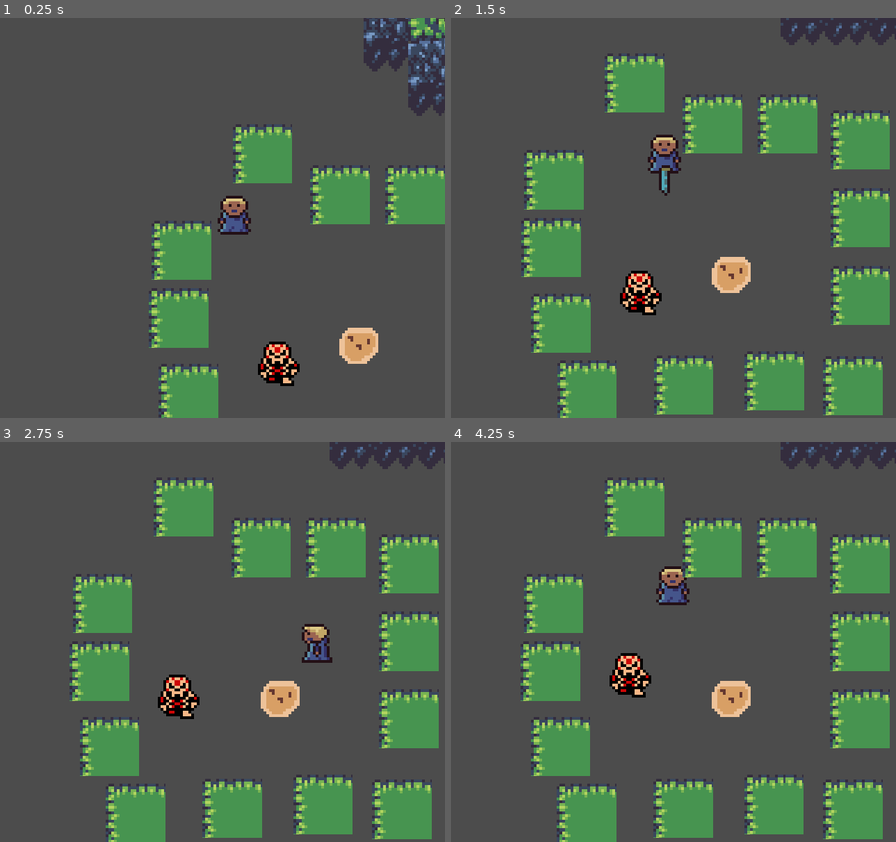
Above: before the commit, frames 1-4 (two rows, left to right).
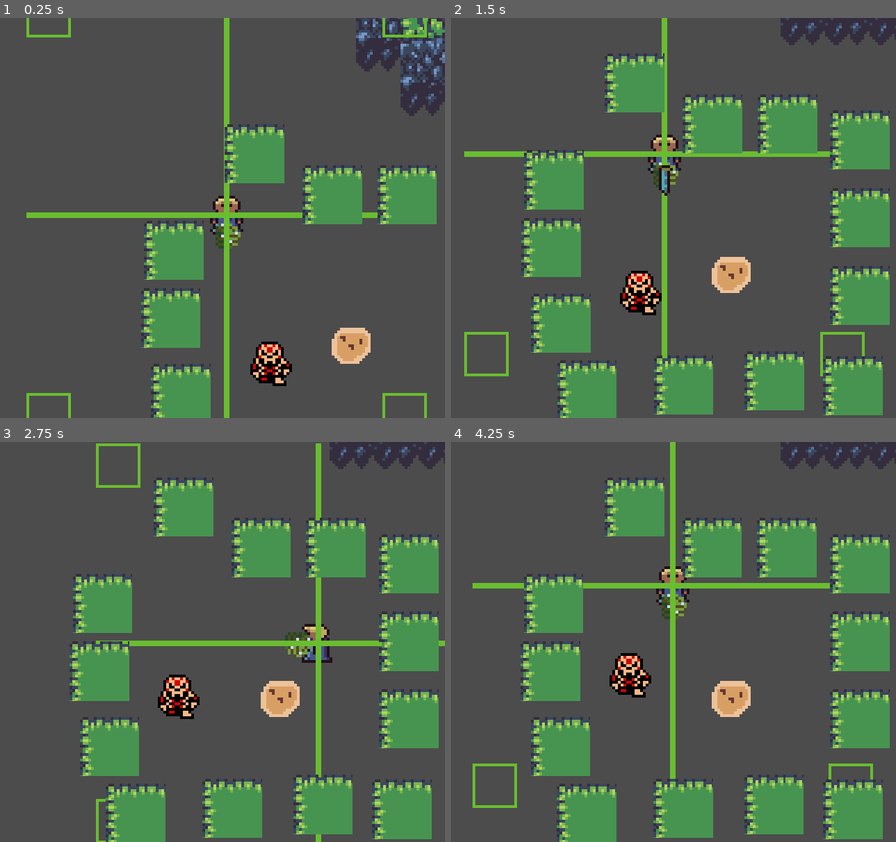
Above: after the commit, the same moments.

Repository: garrettwidner/Zeldalike
Game: Godot game, scene res://player/test.tscn
The game is run twice, just before and just after one commit, with the same random seed, the same clock (stepped at 60 frames per second) and the same inputs.
Inputs:
- Up to frame 1 (0.25 s): no input
- Up to frame 2 (1.5 s): hold Right (right) 0.53-1.28 s; hold J (a) 0.53-1.28 s; tap K (b) at 0.8, 1.35 s; hold Down (down) from 1.28 s (still down)
- Up to frame 3 (2.75 s): tap I (x) at 1.55 s; release Down (down) at 2.03 s; hold Right (right) from 2.03 s (still down); hold I (x) from 2.03 s (still down); tap J (a) at 2.3 s
- Up to frame 4 (4.25 s): release Right (right) at 2.78 s; release I (x) at 2.78 s; hold Up (up) 2.78-3.53 s; tap J (a) at 2.85 s; tap K (b) at 3.05, 3.6 s; hold Left (left) from 3.53 s (still down); hold I (x) from 3.53 s (still down)

The runs differ from the first frame. In frame 1, 11% of the frame differs, in the area x 5-100%, y 0-100%; in frame 2, 2.6%; in frame 3, 2.3%; in frame 4, 2.6%.
Error in both runs: Attempt to call function 'connect' in base 'null instance' on a null instance. (res://player/player.gd:21)

Commit message:
Got basic camera constraint system working with minor bugs. Still testing and debugging

Diff:
--- a/zeldalike/dialogue_test/StoryTestScene.tscn
+++ b/zeldalike/dialogue_test/StoryTestScene.tscn
@@ -269,7 +269,7 @@
 tile_set = SubResource( 5 )
 cell_size = Vector2( 32, 32 )
 format = 1
-tile_data = PoolIntArray( -65527, 2, 0, 0, 0, 65539, 1, 0, 1 …(164 unchanged characters)… 5, 0, 1, 65546, 2, 0, 131072, 0, 0, 131080, 3, 0, 131081, 0, 1, 131082, 2, 0, 196608, 0, 131075, 196616, 0, 196609, 196617, 0, 65537, 262144, 0, 131075, 262152, 0, 131072, 262153, 0, 131074, 327680, 0, 131075, 327689, 0, 1, 393216, 0, 2, 393217, 0, 3, 393218, 0, 3, 393219, 0, 3, 393220, 0, 0, 393225, 0, 1, 458752, 0, 131075, 458756, 0, 131075, 458761, 0, 1, 524288, 0, 2, 524289, 0, 3, 524290, 0, 3, 524291, 0, 3, 524292, 0, 2, 524293, 0, 3, 524294, 0, 3, 524295, 0, 3, 524296, 0, 3, 524297, 0, 65537 )
+tile_data = PoolIntArray( -65527, 2, 0, 0, 0, 65539, 1, 0, 1 …(164 unchanged characters)… 5, 0, 1, 65546, 2, 0, 131072, 0, 0, 131076, 0, 196609, 131077, 0, 0, 131080, 3, 0, 131081, 0, 1, 131082, 2, 0, 196608, 0, 131075, 196612, 0, 131072, 196613, 0, 2, 196614, 0, 0, 196616, 0, 196609, 196617, 0, 65537, 262144, 0, 131075, 262149, 0, 131072, 262150, 0, 196611, 262152, 0, 131072, 262153, 0, 131074, 327680, 0, 131075, 327683, 0, 196609, 327684, 0, 0, 327689, 0, 1, 393216, 0, 131075, 393219, 0, 131073, 393220, 0, 196611, 393225, 0, 1, 458752, 0, 131075, 458761, 0, 1, 524288, 0, 2, 524289, 0, 3, 524290, 0, 3, 524291, 0, 3, 524292, 0, 3, 524293, 0, 3, 524294, 0, 3, 524295, 0, 3, 524296, 0, 3, 524297, 0, 65537 )
 
 [node name="ground" type="TileMap" parent="."]
 z_index = -2
--- a/zeldalike/player/camera/cameracontroller.gd
+++ b/zeldalike/player/camera/cameracontroller.gd
@@ -2,8 +2,9 @@
 
 onready var cameragridsnapper = get_node("../cameragridsnapper")
 onready var camerapivot = get_node("../pivot")
-onready var cameraoffset = get_node("../pivot/cameraoffset")
-onready var camera = get_node("../pivot/cameraoffset/Camera2D")
+#onready var cameraoffset = get_node("../pivot/cameraoffset")
+onready var camera = get_node("../pivot/cameraholder/Camera2D")
+onready var cameraholder = get_node("../pivot/cameraholder")
 
 var isFree = true
 
@@ -50,12 +51,12 @@
 
 func switch_to_free():
 	cameragridsnapper.remove_child(camera)
-	cameraoffset.add_child(camera)
+	cameraholder.add_child(camera)
 	camera.position = Vector2(0,0)
 	camstyle = TYPE.FREE
 
 func switch_to_locked():
-	cameraoffset.remove_child(camera)
+	cameraholder.remove_child(camera)
 	cameragridsnapper.add_child(camera)
 	camera.position = Vector2(grid_size.x / 2, grid_size.y / 2)
 	camstyle = TYPE.LOCKED
--- a/zeldalike/player/camera/camerapivot.gd
+++ b/zeldalike/player/camera/camerapivot.gd
@@ -5,22 +5,32 @@
 var constraint_max = Vector2()
 var constraint_min = Vector2()
 
+onready var camera_holder = get_node("cameraholder")
+
 var cam_extents
-var movement_arm
+
+onready var movement_arm = get_node("cameraoffset")
+onready var camera = get_node("cameraoffset/Camera2D")
 
 var has_constraints = false
 
 func _ready():
 	update_pivot_angle()
-	movement_arm = get_node("cameraoffset")
-
 
 	var cam_size = get_viewport().get_visible_rect().size
 	cam_extents = Vector2(cam_size.x / 2, cam_size.y / 2)
 
 func _physics_process(delta):
 	update_pivot_angle()
-	constrain()
+
+	var newcamlocation = get_constrained_camera_location()
+	if newcamlocation != null:
+		camera_holder.global_position = newcamlocation
+#	camera.position = movement_arm.position
+#	if has_constraints:
+#		camera.position = get_constrained_camera_location()
+#	else:
+#		camera.position = movement_arm.global_position
 
 func set_constraints(extents, pos):
 	has_constraints = true
@@ -31,34 +41,33 @@
 	var lookangle = parent.facedir.angle()
 	rotation = lookangle
 
-func constrain():
+func get_constrained_camera_location():
 	if !has_constraints:
 		return
 
 	var cam_max = Vector2(movement_arm.global_position.x + cam_extents.x, movement_arm.global_position.y - cam_extents.y)
 	var cam_min = Vector2(movement_arm.global_position.x - cam_extents.y, movement_arm.global_position.y + cam_extents.y)
 
-	var correction_y
-	var correction_x
-#	print("LLLLL")
+	var correction_y = 0
+	var correction_x = 0
 
 	if cam_max.x > constraint_max.x:
-		correction_x = constraint_max.x
+		correction_x = constraint_max.x - cam_extents.x
 	elif cam_min.x < constraint_min.x:
-		correction_x = constraint_min.x
+		correction_x = constraint_min.x + cam_extents.x
 
 	if cam_max.y < constraint_max.y:
-		correction_y = constraint_max.y
+		correction_y = constraint_max.y + cam_extents.y
 	elif cam_min.y > constraint_min.y:
-		correction_y = constraint_min.y
+		correction_y = constraint_min.y - cam_extents.y
 
-	print(constraint_max)
-	print(constraint_min)
-	if correction_x != null:
-		print("Correction X: " + String(correction_x))
-	if correction_y != null:
-		print("Correction Y: " + String(correction_y))
 
-	print("--------")
 
-	pass
+	var unconstrained_position = movement_arm.global_position
+
+	if correction_x == 0:
+		correction_x = unconstrained_position.x
+	if correction_y == 0:
+		correction_y = unconstrained_position.y
+
+	return Vector2(correction_x,correction_y)
--- a/zeldalike/player/player.tscn
+++ b/zeldalike/player/player.tscn
@@ -1,11 +1,12 @@
-[gd_scene load_steps=18 format=2]
+[gd_scene load_steps=19 format=2]
 
 [ext_resource path="res://player/player.gd" type="Script" id=1]
 [ext_resource path="res://player/Iodan.png" type="Texture" id=2]
 [ext_resource path="res://player/camera/camerapivot.gd" type="Script" id=3]
 [ext_resource path="res://tiles/Plants.png" type="Texture" id=4]
-[ext_resource path="res://player/camera/cameragridsnapper.gd" type="Script" id=5]
-[ext_resource path="res://player/camera/cameracontroller.gd" type="Script" id=6]
+[ext_resource path="res://dialogue_test/camera_test_sprite.png" type="Texture" id=5]
+[ext_resource path="res://player/camera/cameragridsnapper.gd" type="Script" id=6]
+[ext_resource path="res://player/camera/cameracontroller.gd" type="Script" id=7]
 
 [sub_resource type="RectangleShape2D" id=1]
 extents = Vector2( 4, 3 )
@@ -183,7 +184,18 @@
 [node name="cameraoffset" type="Position2D" parent="pivot"]
 position = Vector2( 8, 0 )
 
-[node name="Camera2D" type="Camera2D" parent="pivot/cameraoffset"]
+[node name="Sprite" type="Sprite" parent="pivot/cameraoffset"]
+texture = ExtResource( 4 )
+region_enabled = true
+region_rect = Rect2( 0, 0, 16, 16 )
+
+[node name="cameraholder" type="Position2D" parent="pivot"]
+
+[node name="test_sprite" type="Sprite" parent="pivot/cameraholder"]
+texture = ExtResource( 5 )
+
+[node name="Camera2D" type="Camera2D" parent="pivot/cameraholder"]
+position = Vector2( 8, 0 )
 current = true
 drag_margin_h_enabled = false
 drag_margin_v_enabled = false
@@ -191,30 +203,30 @@
 smoothing_speed = 4.0
 editor_draw_drag_margin = true
 
-[node name="testparameter" type="Sprite" parent="pivot/cameraoffset/Camera2D"]
+[node name="testparameter" type="Sprite" parent="pivot/cameraholder/Camera2D"]
 visible = false
 position = Vector2( 48.7541, 0.35849 )
 texture = ExtResource( 4 )
 
-[node name="testparameter2" type="Sprite" parent="pivot/cameraoffset/Camera2D"]
+[node name="testparameter2" type="Sprite" parent="pivot/cameraholder/Camera2D"]
 visible = false
 position = Vector2( -47.6787, 0.35849 )
 texture = ExtResource( 4 )
 
-[node name="testparameter3" type="Sprite" parent="pivot/cameraoffset/Camera2D"]
+[node name="testparameter3" type="Sprite" parent="pivot/cameraholder/Camera2D"]
 visible = false
 position = Vector2( 1.43394, -42.3014 )
 rotation = 1.5708
 texture = ExtResource( 4 )
 
-[node name="testparameter4" type="Sprite" parent="pivot/cameraoffset/Camera2D"]
+[node name="testparameter4" type="Sprite" parent="pivot/cameraholder/Camera2D"]
 visible = false
 position = Vector2( 0.35849, 44.4523 )
 rotation = 1.5708
 texture = ExtResource( 4 )
 
 [node name="cameragridsnapper" type="Position2D" parent="."]
-script = ExtResource( 5 )
+script = ExtResource( 6 )
 
 [node name="cameracontroller" type="Position2D" parent="."]
-script = ExtResource( 6 )
+script = ExtResource( 7 )
Binary file added: zeldalike/dialogue_test/camera_test_sprite.png
Not shown, added: zeldalike/dialogue_test/camera_test_sprite.png.import
